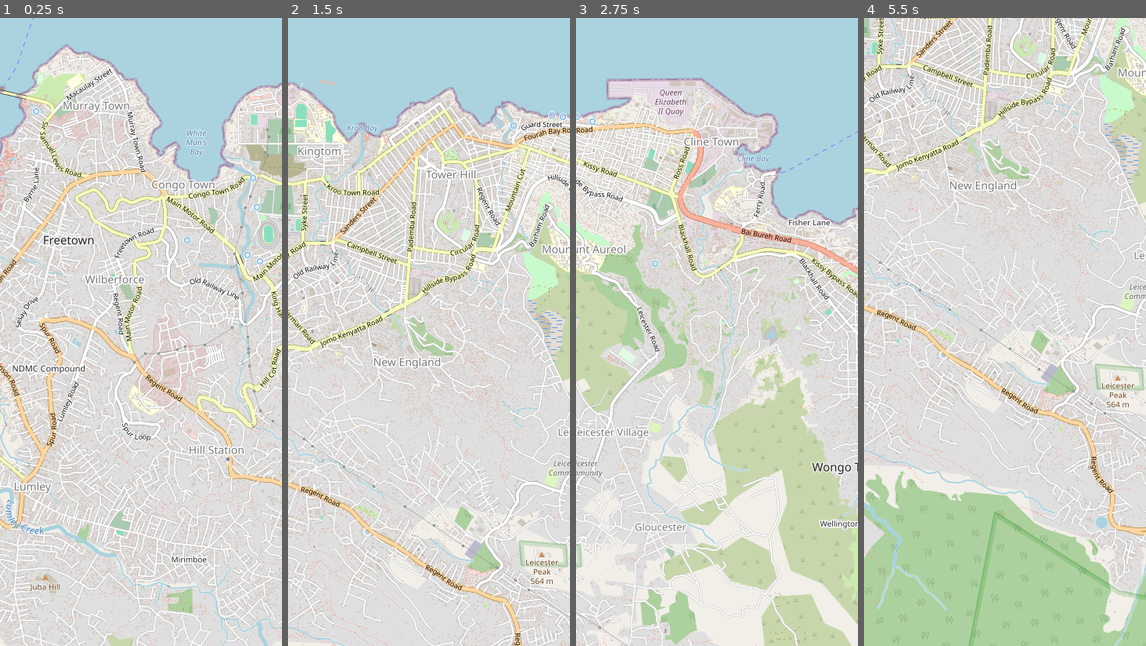
Above: before the commit, frames 1-4 (left to right).
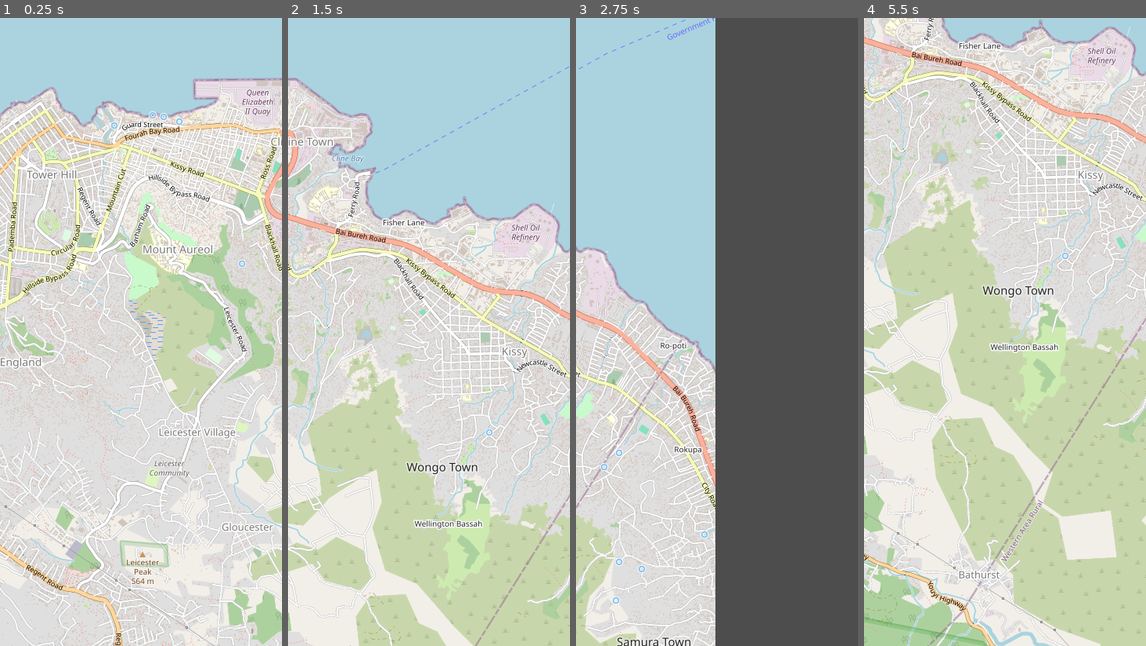
Above: after the commit, the same moments.

Repository: carabowes/Luscinia
Game: Godot game, scene res://scenes/map.tscn
Two runs of this game, one before a commit and one after it. Both use one fixed random seed, a clock stepped at 60 frames per second and the inputs below.
Inputs (mouse positions are in pixels of both pictures, inside the frame that each line leads up to):
- Up to frame 1 (0.25 s): no input
- Up to frame 2 (1.5 s): tap Enter at 0.5 s; move the mouse to (491, 300) at 0.52 s; hold D 0.53-1.25 s; hold 1 0.53-1.25 s; click (491, 300) at 0.67 s; drag from (372, 363) to (414, 457) at 1.27 s
- Up to frame 3 (2.75 s): tap Space at 2 s; move the mouse to (745, 193) at 2.02 s; hold D from 2.03 s (still down); hold 3 from 2.03 s (still down)
- Up to frame 4 (5.5 s): release D at 2.75 s; release 3 at 2.75 s; drag from (990, 457) to (920, 237) at 2.77 s; tap Enter at 3.5 s; move the mouse to (1089, 426) at 3.52 s; hold A 3.53-4.25 s; hold 2 3.53-4.25 s; drag from (920, 237) to (962, 175) at 4.27 s; tap Space at 5 s; move the mouse to (1019, 332) at 5.02 s; hold S from 5.03 s (still down); hold 1 from 5.03 s (still down); click (1019, 332) at 5.17 s

The runs differ from the first frame. In frame 1, 50% of the frame differs, in the area x 0-100%, y 0-100%; in frame 2, 56%; in frame 3, 82%; in frame 4, 66%.

Commit message:
WIP: Save current changes before rebase

Diff:
--- a/luscinia/scenes/map.gd
+++ b/luscinia/scenes/map.gd
@@ -10,7 +10,7 @@
 var is_dragging = false
 var last_mouse_position = Vector2.ZERO
 
-@export var map_size = Vector2(2500,1866)
+@export var map_size = Vector2(3500,1866)
 @export var viewport_size = Vector2(1054, 933)
 
 func _ready() -> void:
@@ -65,12 +65,16 @@
 		var scaled_map_size = map_size * current_scale
 
 		var min_x = viewport_size.x - scaled_map_size.x if scaled_map_size.x > viewport_size.x else 0
+		var max_x = 0 if scaled_map_size.x > viewport_size.x else viewport_size.x - scaled_map_size.x
 		var min_y = viewport_size.y - scaled_map_size.y if scaled_map_size.y > viewport_size.y else 0
-		var max_x = 0 if scaled_map_size.x > viewport_size.x else viewport_size.x - scaled_map_size.x
 		var max_y = 0 if scaled_map_size.y > viewport_size.y else viewport_size.y - scaled_map_size.y
 
-
-
+		if scaled_map_size.x < viewport_size.x:
+			min_x = (viewport_size.x - scaled_map_size.x) / 2
+			max_x = min_x
+		if scaled_map_size.y < viewport_size.y:
+			min_y = (viewport_size.y - scaled_map_size.y) / 2
+			max_y = min_y
 
 
 		map.position.x = clamp(map.position.x, min_x, max_x)
